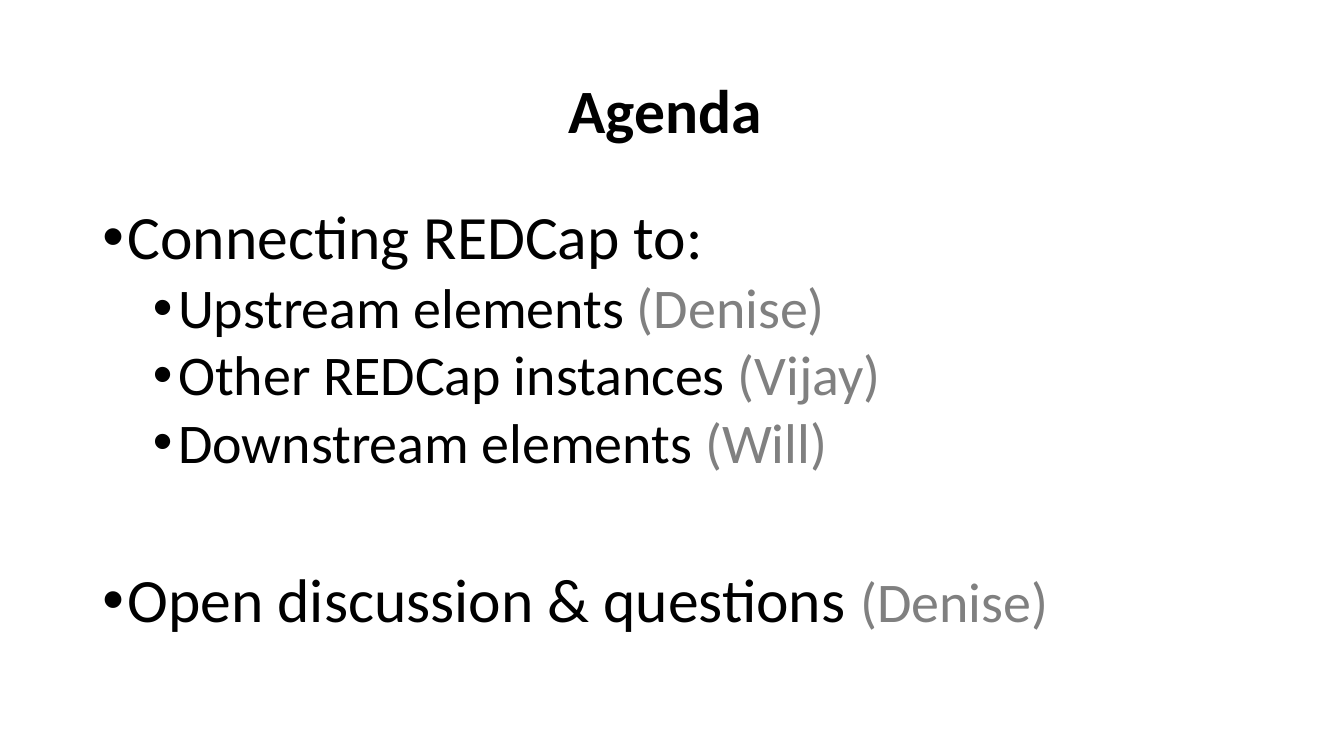
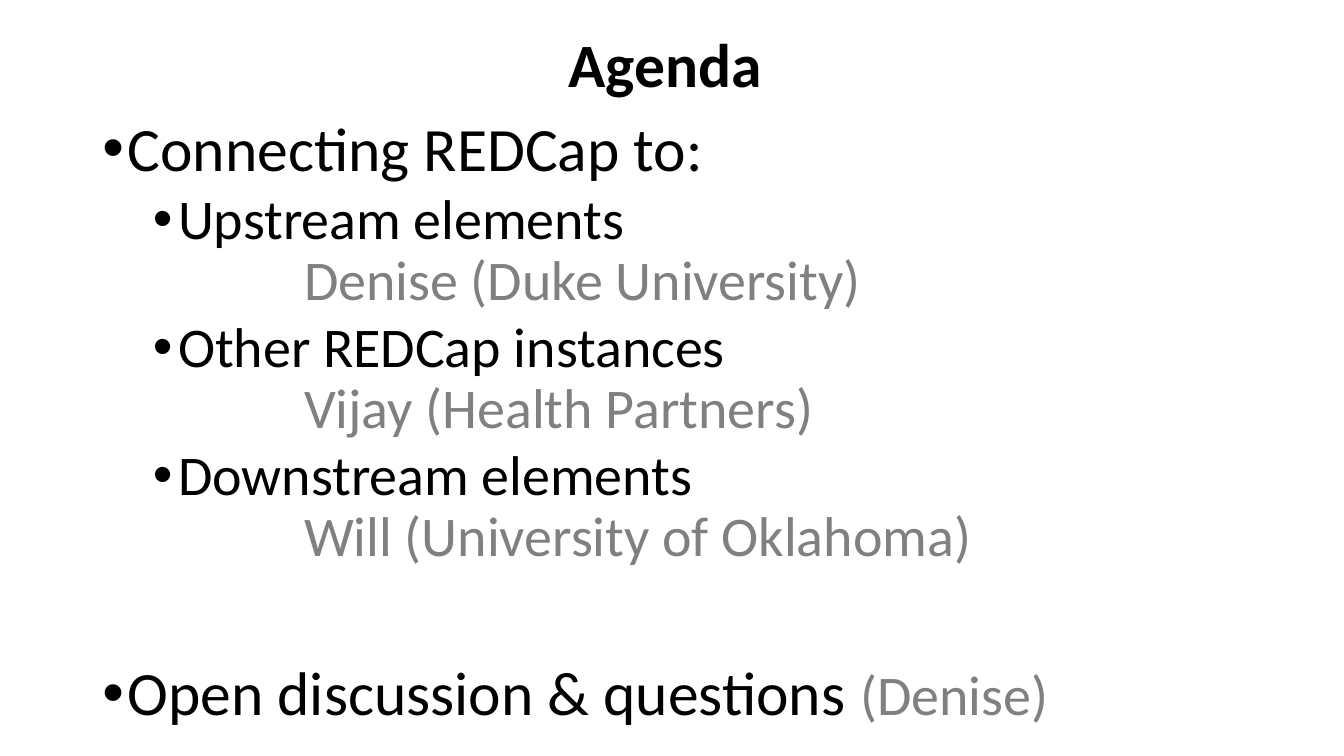
Before and after one commit to OuhscBbmc/BbmcResources, a slide deck: slide 2 of Publications/Presentation2015-09-REDCapCon/REDCapIntegration.pptx. Drawn at 1344x756 pixels with LibreOffice and Linux fonts; fonts in the diff are those of the drawing. Boxes give left, top, right and bottom in pixels: in the first picture for what was removed or moved away, otherwise in the second. Text is boxed around its words. In the diff, an @@ line names an element or a change of style, - is before the commit and + after.

```diff
--- a/Publications/Presentation2015-09-REDCapCon/REDCapIntegration.pptx
+++ b/Publications/Presentation2015-09-REDCapCon/REDCapIntegration.pptx
@@ title "Agenda": place and size @@
-title "Agenda" at (568, 89, 761, 144)
+title "Agenda" at (568, 43, 761, 98)
@@ text "Connecting REDCap to:": place and size @@
-text "Connecting REDCap to:" at (128, 216, 1048, 632)
+text "Connecting REDCap to:" at (128, 128, 1048, 725)
@@ text at (178, 200, 971, 565): text changed; text colour #000000 to #808080 @@
-  • Upstream elements (Denise)
-  • Other REDCap instances (Vijay)
-  • Downstream elements (Will)
+  • Upstream elements
+    Denise (Duke University)
+  • Other REDCap instances
+    Vijay (Health Partners)
+  • Downstream elements
+    Will (University of Oklahoma)
```
Also in this commit, not shown: 1 other file.
